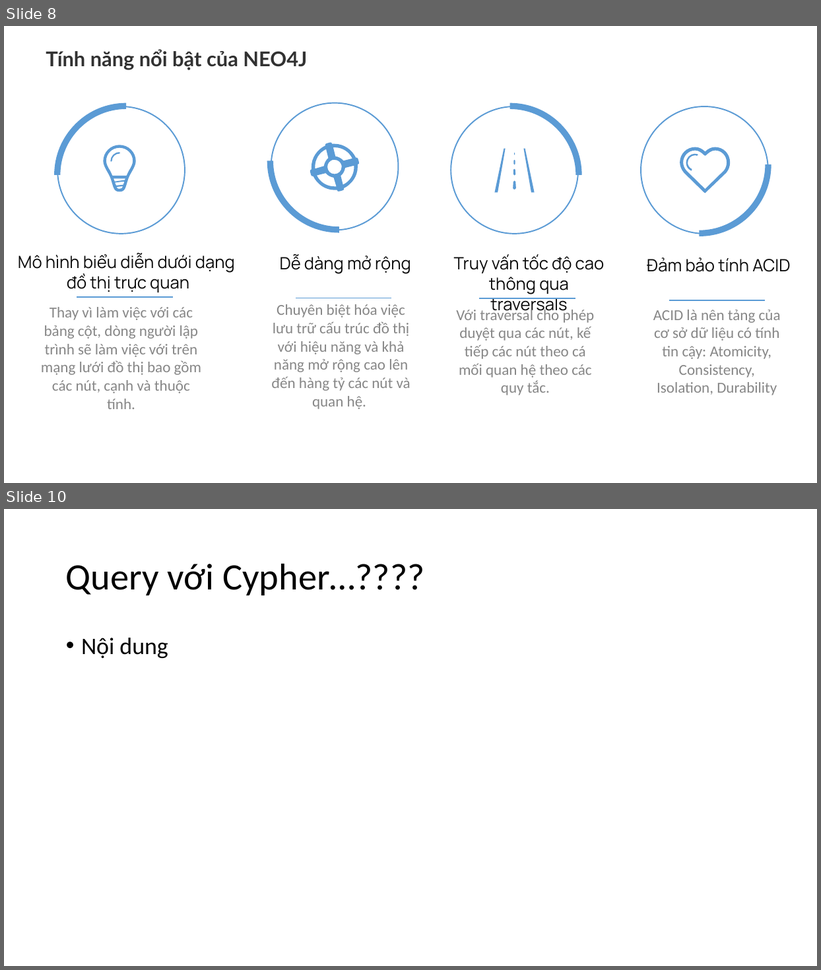
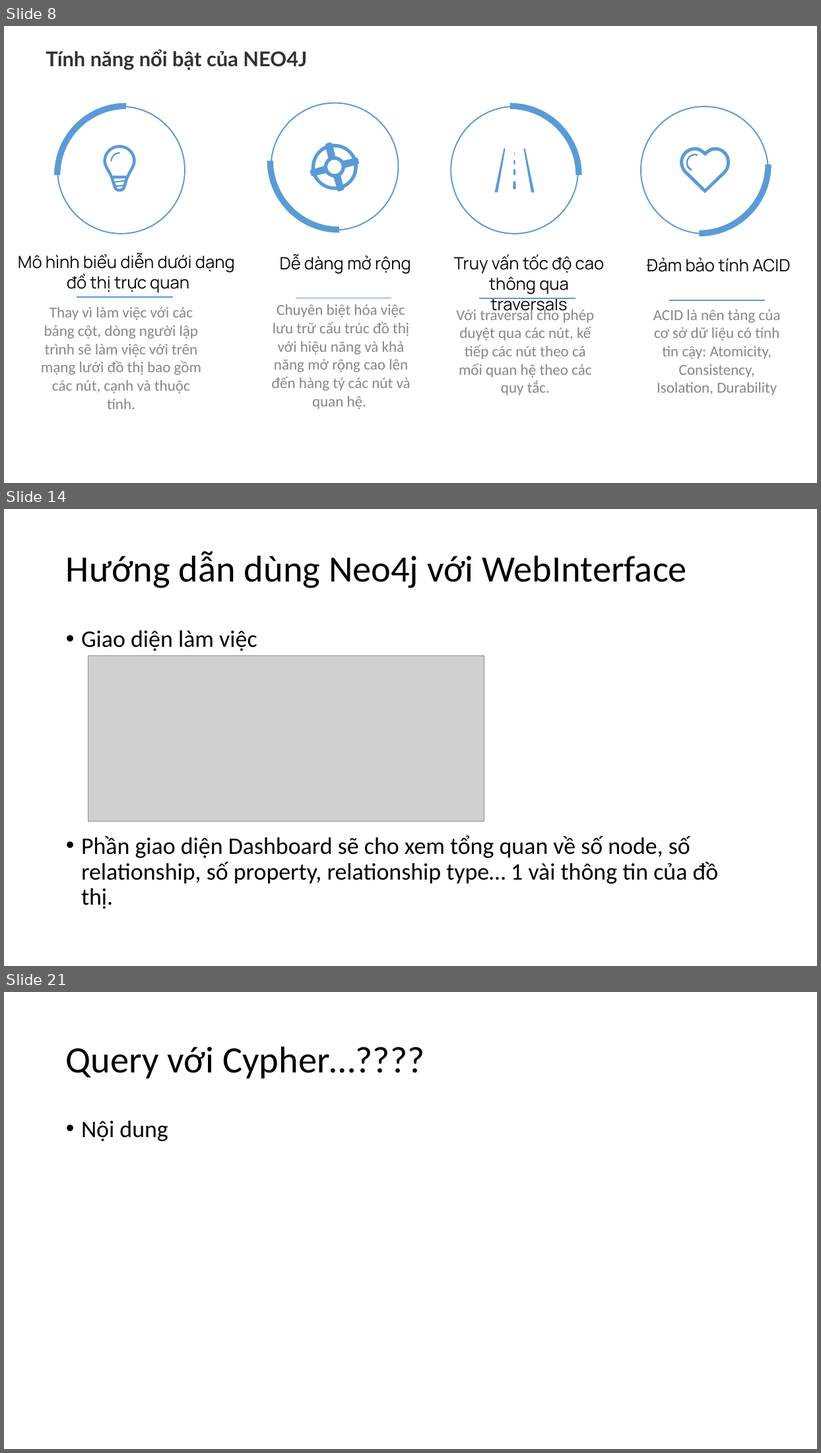
Before and after one commit to NguyenDucHoangLong/Group_4_HTTTHD, a slide deck: Document/Seminar/Slide_Nhóm 4.pptx. Shown one above the other, each under a label of ours: slides 8 and 10 before the commit, slides 8, 14 and 21 after it; the slides between them are not shown. The pictures are 821x970 and 821x1453 pixels, drawn with LibreOffice and Linux fonts; fonts in the diff are those of the drawing; grey boxes stand for pictures. Boxes give left, top, right and bottom in pixels: in the first picture for what was removed or moved away, otherwise in the second. Text is boxed around its words. In the diff, an @@ line names an element or a change of style, - is before the commit and + after.

```diff
--- a/Document/Seminar/Slide_Nhóm 4.pptx
+++ b/Document/Seminar/Slide_Nhóm 4.pptx
@@ slide 14 added at (4,509,817,966), background #FFFFFF @@
@@ title added at (66,551,687,588), 44 pt, text #000000 @@
+Hướng dẫn dùng Neo4j với WebInterface
@@ text added at (81,630,719,909), 28 pt, text #000000 @@
+• Giao diện làm việc
+• Phần giao diện Dashboard sẽ cho xem tổng quan về số node, số relationship, số property, relationship type… 1 vài thông tin của đồ thị.
@@ picture added at (88,656,484,821) @@
@@ what was slide 10 is now slide 21 @@
```
Also in this commit, not shown: 1 slide changed, 11 other slides added, 1 slide removed.
